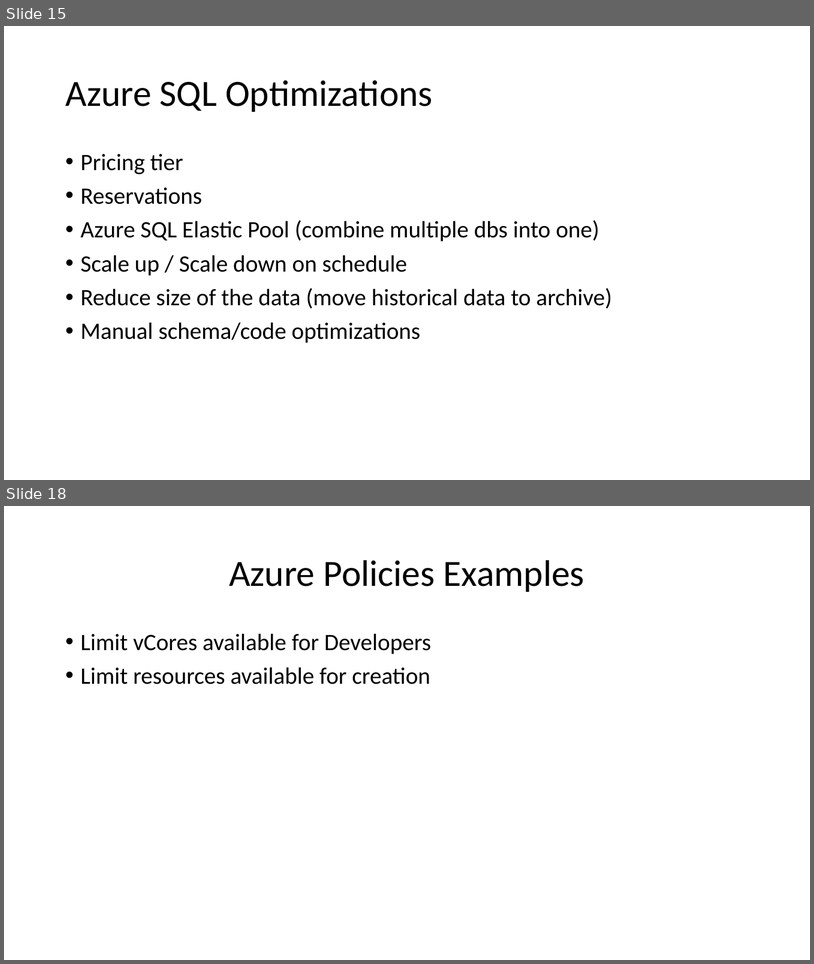
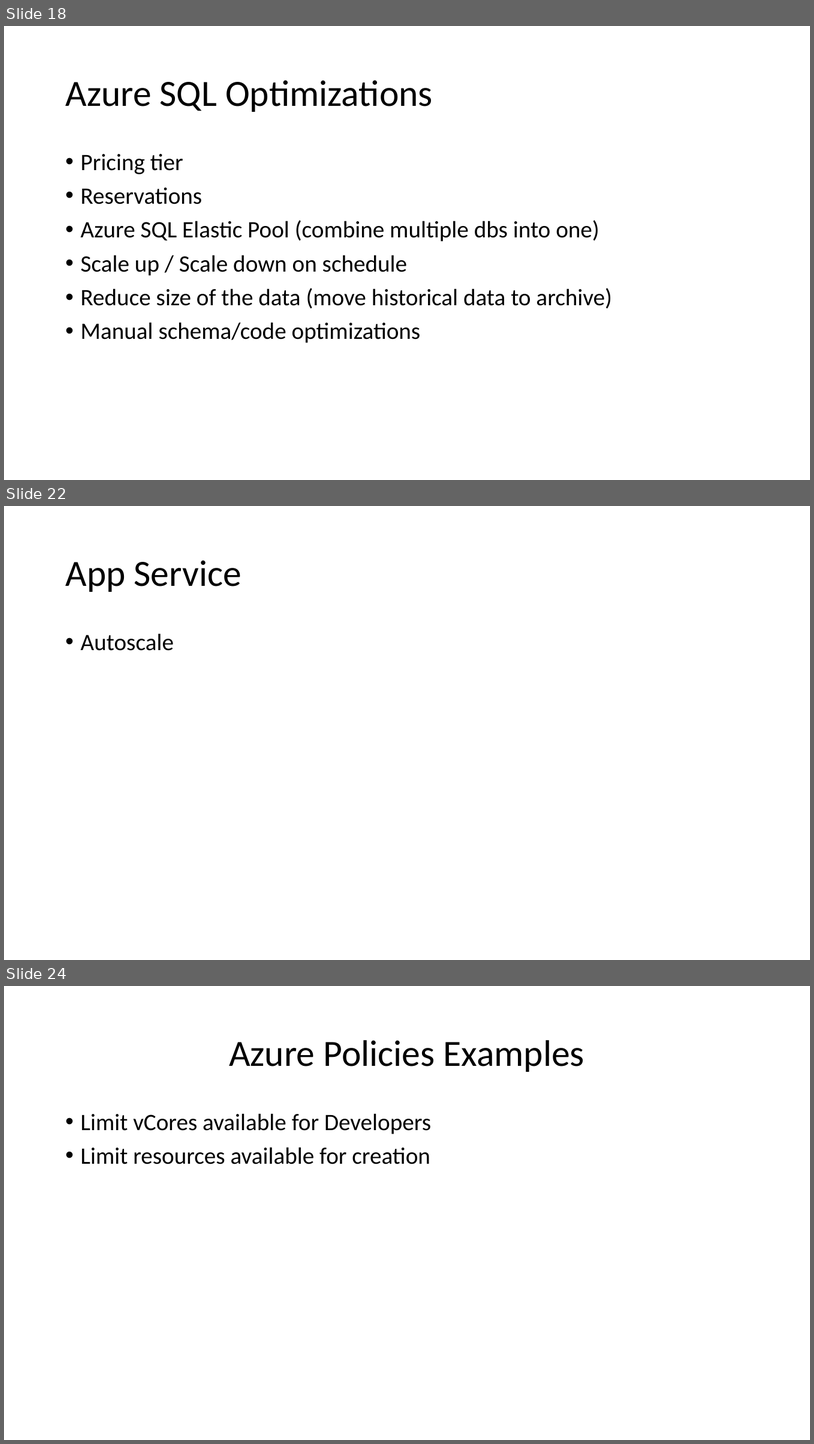
Before and after one commit to peterperov/MSFTCSA, a slide deck: 104-FinOps/Azure FinOps - Introduction.pptx. Shown one above the other, each under a label of ours: slides 15 and 18 before the commit, slides 18, 22 and 24 after it; the slides between them are not shown. The pictures are 814x964 and 814x1444 pixels, drawn with LibreOffice and Linux fonts; fonts in the diff are those of the drawing. Boxes give left, top, right and bottom in pixels: in the first picture for what was removed or moved away, otherwise in the second. Text is boxed around its words. In the diff, an @@ line names an element or a change of style, - is before the commit and + after.

```diff
--- a/104-FinOps/Azure FinOps - Introduction.pptx
+++ b/104-FinOps/Azure FinOps - Introduction.pptx
@@ slide 22 added at box(4, 506, 810, 960), background #FFFFFF @@
@@ title added at box(65, 560, 242, 592), 44 pt, text #000000 @@
+App Service
@@ text added at box(81, 633, 174, 651), 28 pt, text #000000 @@
+• Autoscale
@@ what was slide 15 is now slide 18 @@
@@ what was slide 18 is now slide 24 @@
```
Also in this commit, not shown: 2 slides changed, 6 other slides added, 1 slide removed, 1 other file.
